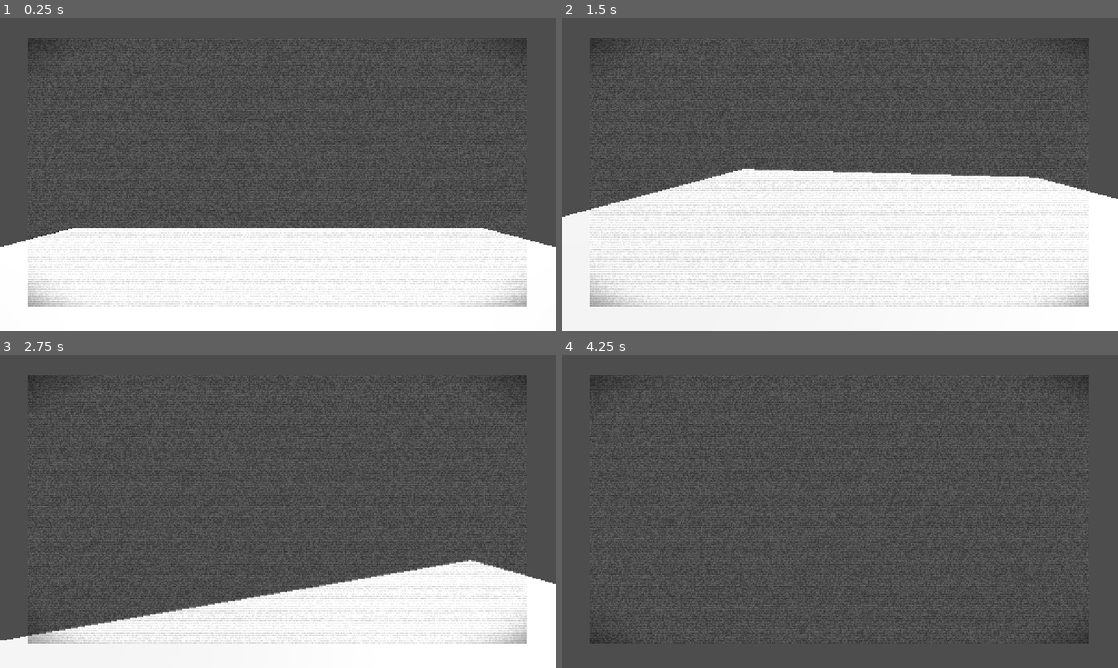
Above: before the commit, frames 1-4 (two rows, left to right).
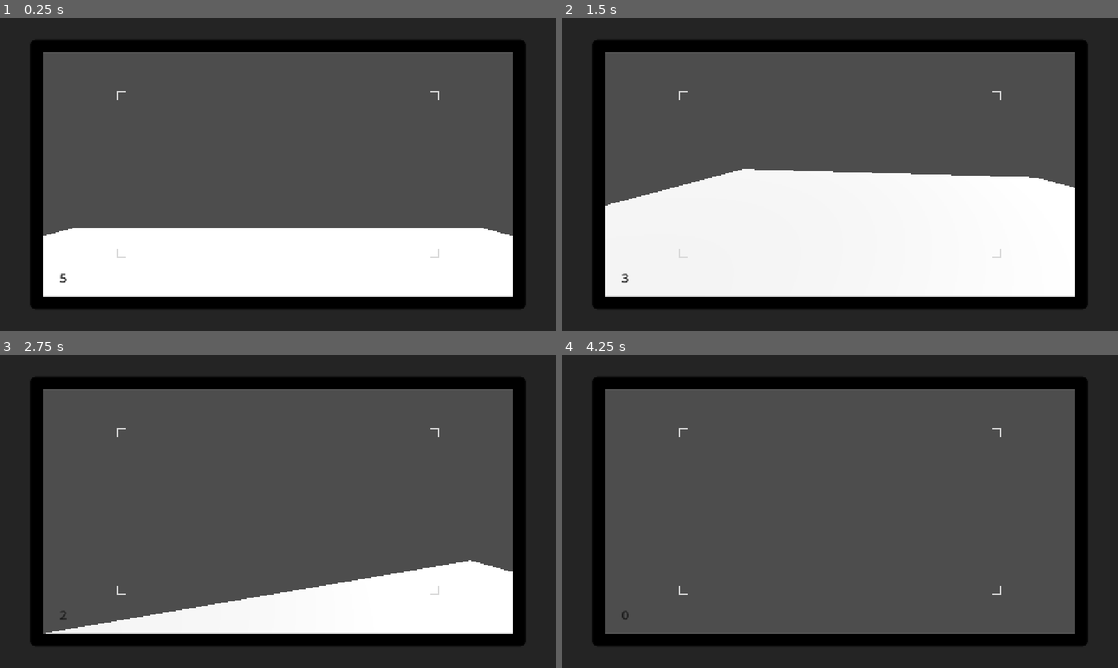
Above: after the commit, the same moments.

Repository: Chrisieee/godot-wild-jam-game-retro
Game: Godot game, scene res://scenes/level_1.tscn
The game is run twice, just before and just after one commit, with the same random seed, the same clock (stepped at 60 frames per second) and the same inputs.
Inputs (mouse positions are in pixels of both pictures, inside the frame that each line leads up to):
- Up to frame 1 (0.25 s): no input
- Up to frame 2 (1.5 s): move the mouse to (962, 158) at 0.52 s; hold D (right) 0.53-1.28 s; hold E (camera) 0.53-1.28 s; click (962, 158) at 0.67 s; tap Space (photo, bound only after the commit) at 0.8, 1.35 s; move the mouse to (812, 174) at 1.27 s; hold W (forward) from 1.28 s (still down)
- Up to frame 3 (2.75 s): keep holding W (forward); tap E (camera) at 1.55 s; move the mouse to (289, 505) at 2.02 s; hold E (camera) from 2.03 s (still down); tap Space (photo, bound only after the commit) at 2.3 s
- Up to frame 4 (4.25 s): keep holding W (forward); move the mouse to (834, 517) at 2.77 s; release E (camera) at 2.78 s; tap Space (photo, bound only after the commit) at 2.85, 3.8 s; tap E (camera) at 3.05 s; tap Enter at 3.5 s; move the mouse to (878, 514) at 3.52 s; hold E (camera) from 3.53 s (still down)

The runs differ from the first frame. In frame 1, 37% of the frame differs, in the area x 0-100%, y 0-100%; in frame 2, 39%; in frame 3, 36%; in frame 4, 35%.

Commit message:
Camera view gemaakt

Diff:
--- a/parts/player.tscn
+++ b/parts/player.tscn
@@ -4,6 +4,7 @@
 [ext_resource type="Script" uid="uid://c80d5jky3bchl" path="res://scripts/camera.gd" id="2_aaff8"]
 [ext_resource type="Shader" uid="uid://b3siyml18xigd" path="res://shaders/camera.gdshader" id="3_40wer"]
 [ext_resource type="Script" uid="uid://751m2fbvsej3" path="res://scripts/color_rect.gd" id="3_nh1j4"]
+[ext_resource type="Script" uid="uid://d0yhybwl0l1ji" path="res://scripts/control.gd" id="5_c2rpj"]
 
 [sub_resource type="CapsuleShape3D" id="CapsuleShape3D_lfxu0"]
 height = 2.3925781
@@ -23,7 +24,31 @@
 shader_parameter/crack_size = 0.0
 shader_parameter/vertical_jitter = 0.002
 shader_parameter/scanline_opacity = 0.1
-shader_parameter/vignette_intensity = 0.3
+shader_parameter/vignette_intensity = 0.0
+
+[sub_resource type="StyleBoxFlat" id="StyleBoxFlat_lfxu0"]
+bg_color = Color(0.6, 0.6, 0.6, 0)
+border_width_left = 80
+border_width_top = 60
+border_width_right = 80
+border_width_bottom = 60
+border_color = Color(0.14044744, 0.14044747, 0.14044738, 1)
+
+[sub_resource type="StyleBoxFlat" id="StyleBoxFlat_oreqr"]
+bg_color = Color(0.6, 0.6, 0.6, 0)
+border_width_left = 30
+border_width_top = 30
+border_width_right = 30
+border_width_bottom = 30
+border_color = Color(0, 0, 0, 1)
+corner_radius_top_left = 10
+corner_radius_top_right = 10
+corner_radius_bottom_right = 10
+corner_radius_bottom_left = 10
+
+[sub_resource type="LabelSettings" id="LabelSettings_lfxu0"]
+font_size = 30
+font_color = Color(0.106236644, 0.10623657, 0.10623657, 1)
 
 [node name="player" type="CharacterBody3D" unique_id=38209624]
 script = ExtResource("1_xlo1q")
@@ -57,16 +82,69 @@
 grow_vertical = 2
 
 [node name="ColorRect" type="ColorRect" parent="CanvasLayer/cameraUi" unique_id=471603984]
+visible = false
 material = SubResource("ShaderMaterial_40wer")
 layout_mode = 1
 anchors_preset = 15
 anchor_right = 1.0
 anchor_bottom = 1.0
 offset_left = 65.0
-offset_top = 45.0
+offset_top = 49.0
 offset_right = -67.0
-offset_bottom = -57.0
+offset_bottom = -53.0
 grow_horizontal = 2
 grow_vertical = 2
 color = Color(1, 1, 1, 0.08235294)
 script = ExtResource("3_nh1j4")
+
+[node name="outer" type="Panel" parent="CanvasLayer/cameraUi" unique_id=1421931735]
+layout_mode = 1
+anchors_preset = 15
+anchor_right = 1.0
+anchor_bottom = 1.0
+grow_horizontal = 2
+grow_vertical = 2
+theme_override_styles/panel = SubResource("StyleBoxFlat_lfxu0")
+
+[node name="MarginContainer" type="MarginContainer" parent="CanvasLayer/cameraUi/outer" unique_id=1248087139]
+layout_mode = 1
+anchors_preset = 15
+anchor_right = 1.0
+anchor_bottom = 1.0
+grow_horizontal = 2
+grow_vertical = 2
+theme_override_constants/margin_left = 70
+theme_override_constants/margin_top = 50
+theme_override_constants/margin_right = 70
+theme_override_constants/margin_bottom = 50
+
+[node name="inner" type="Panel" parent="CanvasLayer/cameraUi/outer/MarginContainer" unique_id=1173674455]
+layout_mode = 2
+theme_override_styles/panel = SubResource("StyleBoxFlat_oreqr")
+
+[node name="MarginContainer" type="MarginContainer" parent="CanvasLayer/cameraUi/outer/MarginContainer/inner" unique_id=809404824]
+layout_mode = 1
+anchors_preset = 15
+anchor_right = 1.0
+anchor_bottom = 1.0
+grow_horizontal = 2
+grow_vertical = 2
+theme_override_constants/margin_left = 200
+theme_override_constants/margin_top = 120
+theme_override_constants/margin_right = 200
+theme_override_constants/margin_bottom = 120
+
+[node name="Control" type="Control" parent="CanvasLayer/cameraUi/outer/MarginContainer/inner/MarginContainer" unique_id=615236653]
+layout_mode = 2
+script = ExtResource("5_c2rpj")
+
+[node name="photoLabel" type="Label" parent="CanvasLayer/cameraUi/outer/MarginContainer/inner" unique_id=1348479800]
+layout_mode = 0
+offset_left = 32.0
+offset_top = 507.0
+offset_right = 119.0
+offset_bottom = 588.0
+text = "5"
+label_settings = SubResource("LabelSettings_lfxu0")
+horizontal_alignment = 1
+vertical_alignment = 1
--- a/project.godot
+++ b/project.godot
@@ -55,6 +55,11 @@
 "events": [Object(InputEventKey,"resource_local_to_scene":false,"resource_name":"","device":-1,"window_id":0,"alt_press …(192 unchanged characters)…
 ]
 }
+photo={
+"deadzone": 0.2,
+"events": [Object(InputEventKey,"resource_local_to_scene":false,"resource_name":"","device":-1,"window_id":0,"alt_pressed":false,"shift_pressed":false,"ctrl_pressed":false,"meta_pressed":false,"pressed":false,"keycode":0,"physical_keycode":32,"key_label":0,"unicode":32,"location":0,"echo":false,"script":null)
+]
+}
 
 [physics]
 
--- a/scripts/camera.gd
+++ b/scripts/camera.gd
@@ -1,14 +1,37 @@
 extends Node3D
 
-var viewfinder
+@onready var label := $"../../CanvasLayer/cameraUi/outer/MarginContainer/inner/photoLabel"
+@onready var viewfinder := $"../../CanvasLayer/cameraUi"
+
+@export var photos = 5
+
 var cameraUp = false
+var remainingPhotos
+var photosMade = []
+
+func _ready():
+	remainingPhotos = photos
+	label.text = str(remainingPhotos)
+
+func _input(event):
+	if event.is_action_pressed("camera"):
+		toggle_camera()
+
+	if event.is_action_pressed("photo"):
+		if cameraUp:
+			make_photo()
 
 func toggle_camera():
-	viewfinder = get_tree().current_scene.get_node("player/CanvasLayer/cameraUi")
-
 	if cameraUp:
 		viewfinder.visible = false
 		cameraUp = false
 	else:
 		viewfinder.visible = true
 		cameraUp = true
+
+func make_photo():
+	var image = get_viewport().get_texture().get_image()
+	photosMade.append(image)
+
+	remainingPhotos -= 1
+	label.text = str(remainingPhotos)
--- /dev/null
+++ b/scripts/control.gd
@@ -0,0 +1,25 @@
+extends Control
+
+@export var corner_length := 20
+@export var thickness := 4
+@export var color := "#D8D8D8"
+
+func _draw():
+	var w = size.x
+	var h = size.y
+
+	# Linksboven
+	draw_line(Vector2(0, 0), Vector2(corner_length, 0), color, thickness)
+	draw_line(Vector2(0, 0), Vector2(0, corner_length), color, thickness)
+
+	# Rechtsboven
+	draw_line(Vector2(w, 0), Vector2(w - corner_length, 0), color, thickness)
+	draw_line(Vector2(w, 0), Vector2(w, corner_length), color, thickness)
+
+	# Linksonder
+	draw_line(Vector2(0, h), Vector2(corner_length, h), color, thickness)
+	draw_line(Vector2(0, h), Vector2(0, h - corner_length), color, thickness)
+
+	# Rechtsonder
+	draw_line(Vector2(w, h), Vector2(w - corner_length, h), color, thickness)
+	draw_line(Vector2(w, h), Vector2(w, h - corner_length), color, thickness)
--- a/scripts/player.gd
+++ b/scripts/player.gd
@@ -34,9 +34,6 @@
 	move_and_slide()
 
 func _input(event):
-	if event.is_action_pressed("camera"):
-		$head/camera.toggle_camera()
-
 	if event.is_action_pressed("ui_cancel"):
 		Input.mouse_mode = Input.MOUSE_MODE_VISIBLE
 
Not shown, added: scripts/control.gd.uid
Not shown, added: parts/player.tscn89405966902.tmp
